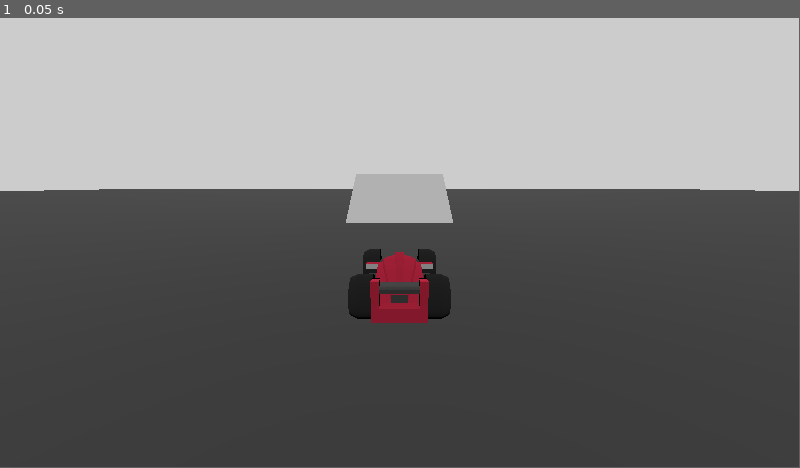
Above: before the commit, frame 1.
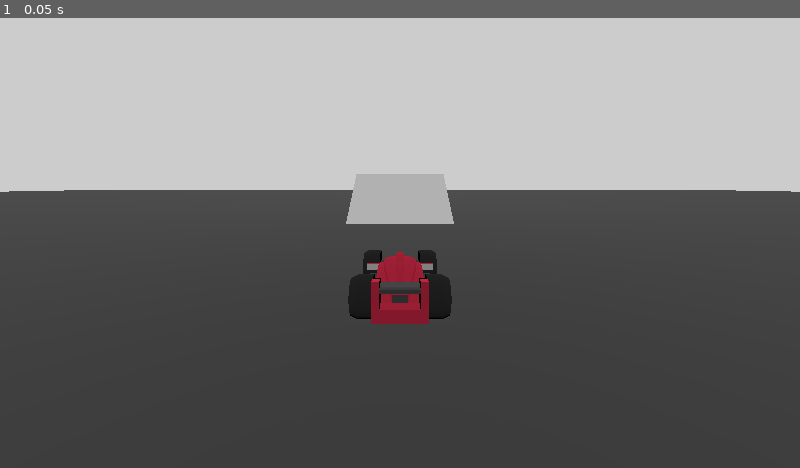
Above: after the commit, the same moment.

Repository: mdalpiaz/Godot4DrivingTest
Game: Godot game, scene res://main.tscn
Same seed, same stepped clock (60 frames per second), same inputs: the game is played once before the commit and once after it.
Inputs:
- Up to frame 1 (0.05 s): no input
In our replay, the window is 799x449 before the commit and 800x450 after it. These sizes can differ from the game's own. Grey fills any space a smaller window leaves; there, only what the larger window draws over its background counts as a difference.

The runs differ from the first frame. In frame 1, 0.4% of the frame differs, in the area x 0-100%, y 0-68%.

Commit message:
removed .NET, changed display size to 1280x720

Diff:
--- a/project.godot
+++ b/project.godot
@@ -12,8 +12,13 @@
 
 config/name="Car Test"
 run/main_scene="res://main.tscn"
-config/features=PackedStringArray("4.0", "C#", "Forward Plus")
+config/features=PackedStringArray("4.0", "Forward Plus")
 config/icon="res://icon.svg"
+
+[display]
+
+window/size/viewport_width=1280
+window/size/viewport_height=720
 
 [dotnet]
 
